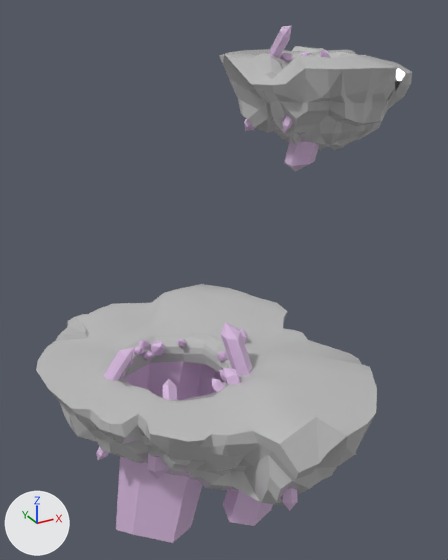
What one commit did to the FBX model Assets/Member Scenes/Sindre S/TESTING/Island_Waterfall.fbx.
Camera for both pictures: a 50 mm lens placed at (-13.4, -25.5, 18.6), pointed at (0.6, -0.1, 5.9). Lighting does not change. The marker at lower left points along +X, +Y and +Z. Where no turn or scale is listed for an object, it has been applied to the vertices. Vertices at the same position are counted once.
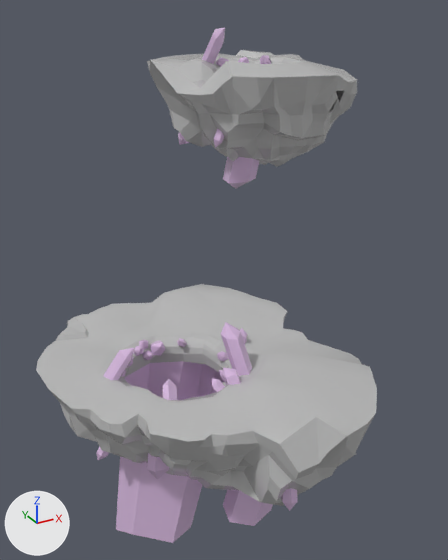
Commit message: Island opdate

Pixel boxes (x1, y1, x2, y2) of what changed, in the pictures (448 x 560 px; the box of a moved part takes in the faces that stretch with it):
```json
{"object": "Cylinder003", "change": "reshaped", "before": [36, 25, 412, 543], "after": [36, 28, 377, 543], "on screen": "9% narrower"}
{"part": 1, "of": "me_mesh", "change": "moved or reshaped", "before": [219, 46, 412, 150], "after": [147, 50, 357, 167]}
{"part": 2, "of": "me_mesh", "change": "moved or reshaped", "before": [284, 140, 319, 171], "after": [223, 157, 259, 189]}
{"part": 3, "of": "me_mesh", "change": "moved or reshaped", "before": [282, 115, 292, 132], "after": [213, 128, 224, 148]}
{"part": 4, "of": "me_mesh", "change": "moved or reshaped", "before": [319, 50, 330, 58], "after": [260, 55, 271, 64]}
{"part": 5, "of": "me_mesh", "change": "moved or reshaped", "before": [281, 52, 293, 62], "after": [216, 57, 229, 67]}
{"part": 6, "of": "me_mesh", "change": "moved or reshaped", "before": [301, 52, 310, 56], "after": [238, 57, 249, 63]}
{"part": 7, "of": "me_mesh", "change": "moved or reshaped", "before": [268, 25, 292, 58], "after": [202, 28, 225, 64]}
{"part": 8, "of": "me_mesh", "change": "moved or reshaped", "before": [244, 118, 255, 131], "after": [178, 132, 189, 145]}
```

The change, as JSON lines over the scene's bpy script:
```json
{"block": "me_mesh", "where": "me_mesh.from_pydata(...)  # 1429 vertices, 1562 faces; spans x -5.8..14.1, y -8.9..8.5, z -4.8..21.0"}
{"block": "me_mesh", "where": "# used by ob_cylinder003; location = (-3.02, -0.7, -3.23)"}
{"block": "me_mesh", "change": "me_mesh part 1: the loose piece of 323 vertices spanning x 5.9..14.1, y -1.7..8.5, z 14.4..19.8 is moved by (-4.7, -1.6, 0.0)"}
{"block": "me_mesh", "change": "me_mesh part 2: the loose piece of 13 vertices spanning x 8.8..10.5, y 1.2..3.7, z 13.4..17.0 is moved by (-4.7, -1.6, 0.0)"}
{"block": "me_mesh", "change": "me_mesh part 3: the loose piece of 13 vertices spanning x 7.3..8.2, y 1.1..1.7, z 16.0..17.3 is moved by (-4.7, -1.6, 0.0)"}
{"block": "me_mesh", "change": "me_mesh part 4: the loose piece of 13 vertices spanning x 11.1..12.1, y 3.3..4.1, z 18.8..19.7 is moved by (-4.7, -1.6, 0.0)"}
{"block": "me_mesh", "change": "me_mesh part 5: the loose piece of 13 vertices spanning x 8.9..9.7, y 3.9..5.0, z 18.7..19.6 is moved by (-4.7, -1.6, 0.0)"}
{"block": "me_mesh", "change": "me_mesh part 6: the loose piece of 13 vertices spanning x 10.2..10.7, y 3.7..4.8, z 18.7..19.6 is moved by (-4.7, -1.6, 0.0)"}
{"block": "me_mesh", "change": "me_mesh part 7: the loose piece of 13 vertices spanning x 8.1..9.3, y 3.3..5.4, z 18.1..21.0 is moved by (-4.7, -1.6, 0.0)"}
{"block": "me_mesh", "change": "me_mesh part 8: the loose piece of 13 vertices spanning x 7.3..8.4, y 4.1..5.2, z 15.5..17.1 is moved by (-4.7, -1.6, 0.0)"}
```
